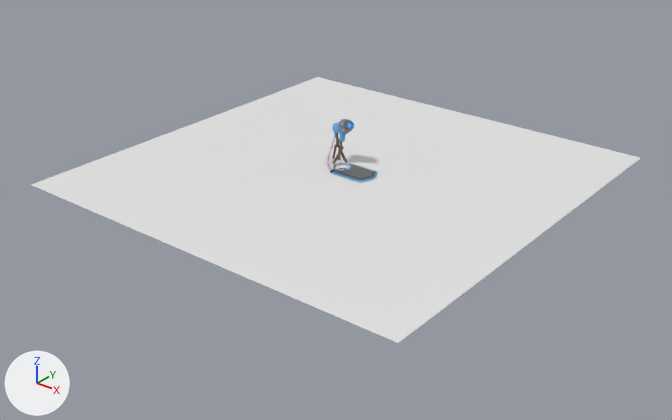
The Blender file asset_sources/furniture/the_scale.blend, before and after one commit.
One viewpoint serves both versions: a 50 mm lens placed at (40.4, -52.8, 28.9), pointed at (-0.2, -2.1, -2.5). Lighting does not change. The marker at lower left points along +X, +Y and +Z.
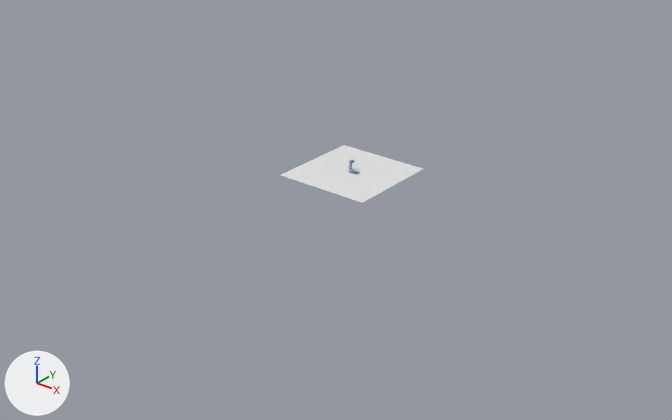
Where the newer file only moved an object's origin or applied its transform, the numbers keep the older frame.

Location of each change, (x1, y1, x2, y2) in pixels of the pictures (672 x 420 px):
'Plane', reshaped (77% narrower, 78% shorter): before (31, 77, 641, 343); after (281, 145, 423, 203)
'Cube', mesh rescaled: before (332, 163, 377, 183); after (349, 170, 360, 175)
'Cylinder.003', mesh rescaled: before (332, 119, 354, 142); after (349, 160, 354, 165)

The change, as a diff of the scene's bpy script:
```diff
--- a/asset_sources/furniture/the_scale.blend.py
+++ b/asset_sources/furniture/the_scale.blend.py
@@ me_plane_007 @@
 me_plane_007.from_pydata(...)  # 4 vertices, 1 face; spans x -1.0..1.0, y -1.0..1.0, z 0.0
 # used by ob_plane; location = (-0.84, 0.0, -0.08); scale = (17.0, 17.0, 1.0)
-me_plane_007.vertices[0].co = (-1.0, -1.0, 0.0)  # pixel (30, 184)
-me_plane_007.vertices[1].co = (1.0, -1.0, 0.0)  # pixel (398, 343)
-me_plane_007.vertices[2].co = (-1.0, 1.0, 0.0)  # pixel (317, 76)
-me_plane_007.vertices[3].co = (1.0, 1.0, 0.0)  # pixel (641, 157)
+# me_plane_007 part 1
+me_plane_007.vertices[0].co = (-0.2, -0.23, 0.08)  # pixel (279, 175)
+me_plane_007.vertices[1].co = (0.27, -0.23, 0.08)  # pixel (362, 202)
+me_plane_007.vertices[2].co = (-0.2, 0.24, 0.08)  # pixel (343, 145)
+me_plane_007.vertices[3].co = (0.27, 0.24, 0.08)  # pixel (423, 168)
@@ me_cube @@
 me_cube.from_pydata(...)  # 138 vertices, 132 faces; spans x -1.36..1.86, y -1.15..1.15, z -0.09..0.14
 # used by ob_cube; location = (0.0, 0.0, 0.0)
+# me_cube part 2: the whole mesh is scaled about the mesh origin by 0.235
 me_cube.materials.append(mat_material)
@@ me_cylinder_004 @@
 me_cylinder_004.from_pydata(...)  # 231 vertices, 220 faces; spans x -1.35..2.83, y -1.4..1.75, z -3.44..2.25
 # used by ob_cylinder_003; location = (-1.88, 1.13, 3.05); rotation_euler = (-0.518, 1.207, -0.454), in degrees (-30, 69, -26); scale = (0.422, 0.422, 0.422)
+# me_cylinder_004 part 3: the whole mesh is scaled about its middle by 0.235, then moved by (5.96, -1.3, 1.79)
 me_cylinder_004.materials.append(mat_material_006)
```
